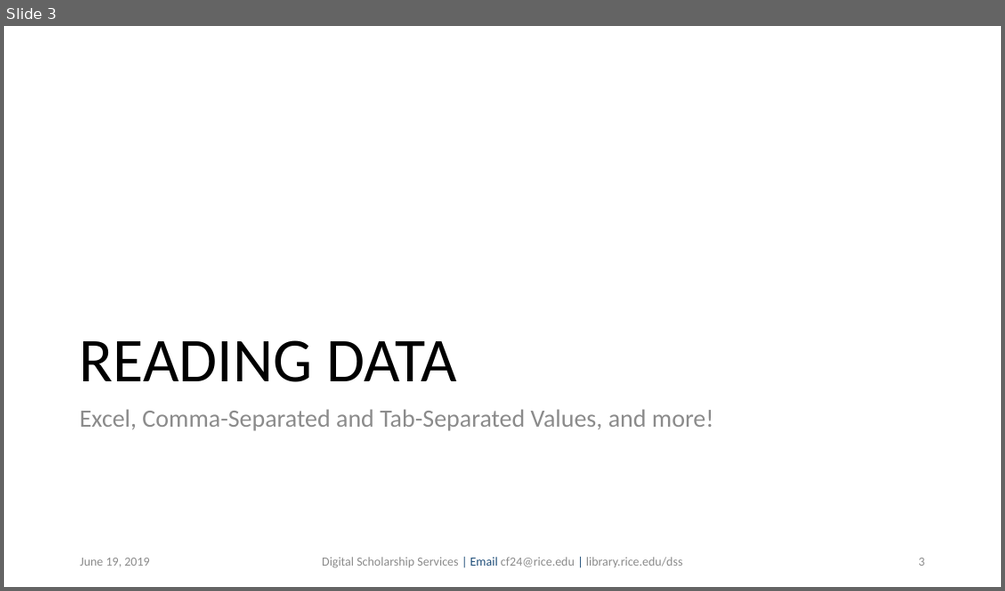
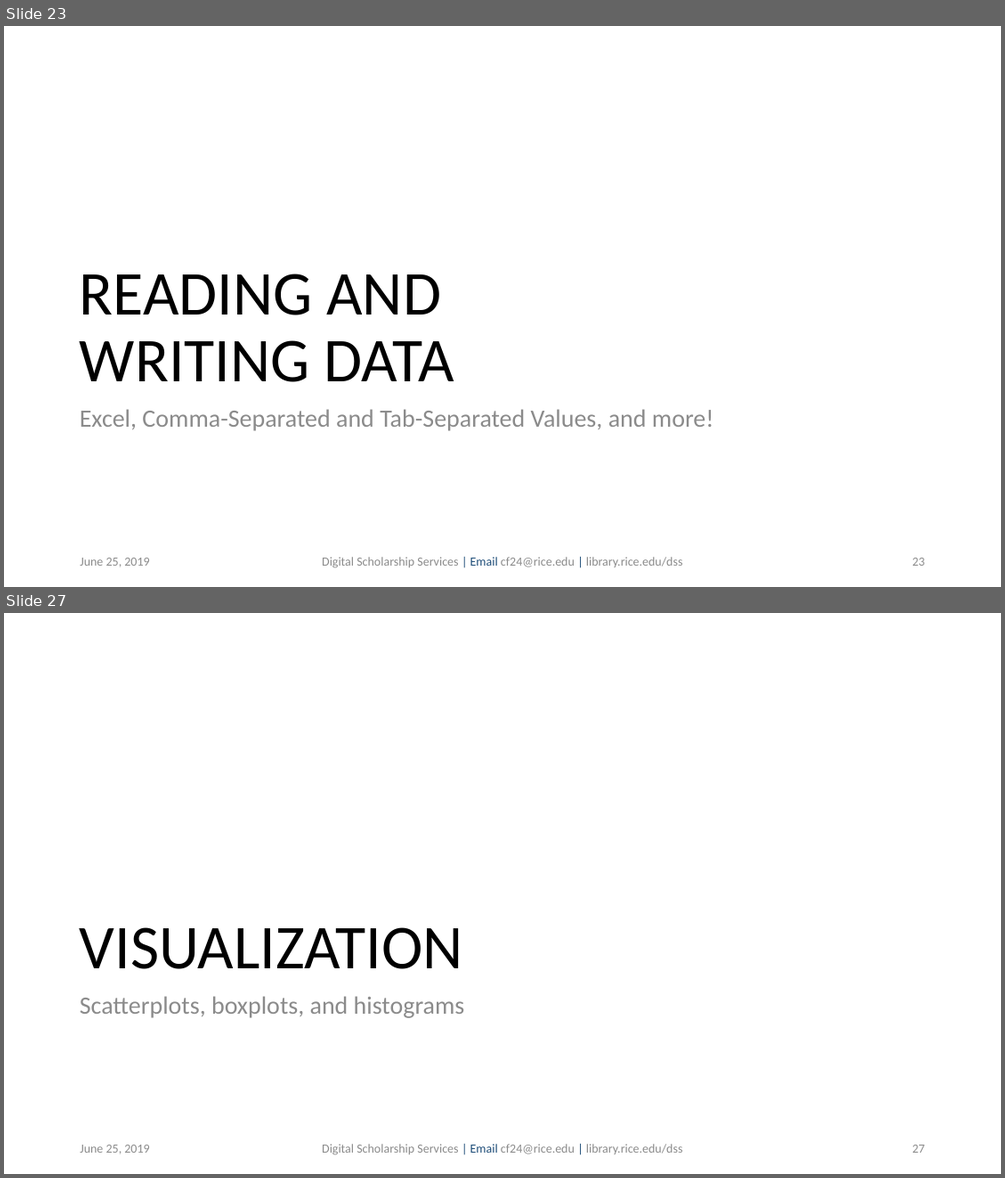
Before and after one commit to bakitybacon/rice-data-and-donuts, a slide deck: introR/Introduction to R.pptx. Shown one above the other, each under a label of ours: slide 3 before the commit, slides 23 and 27 after it; the slides between them are not shown. The pictures are 1005x591 and 1005x1178 pixels, drawn with LibreOffice and Linux fonts; fonts in the diff are those of the drawing; background and template pictures are left out. Boxes give left, top, right and bottom in pixels: in the first picture for what was removed or moved away, otherwise in the second. Text is boxed around its words. In the diff, an @@ line names an element or a change of style, - is before the commit and + after.

```diff
--- a/introR/Introduction to R.pptx
+++ b/introR/Introduction to R.pptx
@@ slide 27 added at box(4, 613, 1001, 1174), background #FFFFFF @@
@@ title added at box(80, 927, 463, 969), 60 pt, text #000000 @@
+VISUALIZATION
@@ text added at box(80, 996, 465, 1018), 24 pt, text #8C8C8C @@
+Scatterplots, boxplots, and histograms
@@ text added at box(80, 1144, 149, 1153), 12 pt, text #8C8C8C @@
+June 25, 2019
@@ text added at box(322, 1143, 683, 1155), 12 pt, text #8C8C8C @@
+Digital Scholarship Services | Email cf24@rice.edu | library.rice.edu/dss
@@ page number added at box(912, 1144, 924, 1152), 12 pt, text #8C8C8C @@
+27
@@ what was slide 3 is now slide 23 @@
@@ slide 23 changed as well @@
@@ title at box(80, 273, 453, 382): text changed @@
-READING DATA
+READING AND
+WRITING DATA
@@ text at box(80, 557, 149, 566): text changed @@
-June 19, 2019
+June 25, 2019
@@ page number at box(912, 557, 924, 565): text changed @@
-3
+23
```
Also in this commit, not shown: 2 other slides changed, 29 other slides added.
